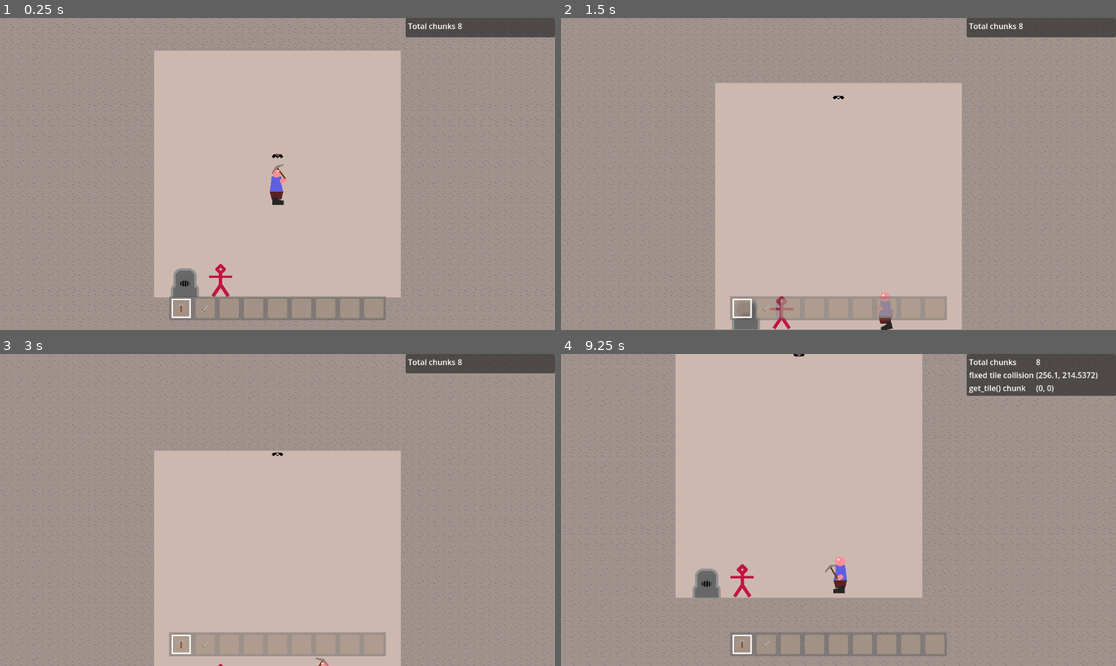
Above: before the commit, frames 1-4 (two rows, left to right).
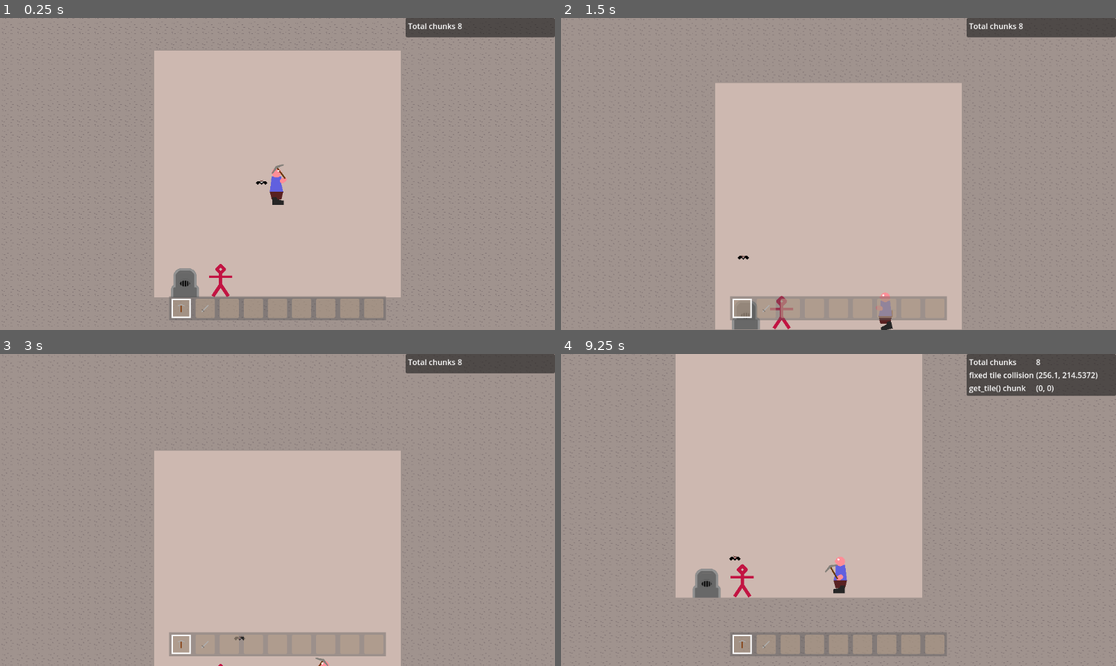
Above: after the commit, the same moments.

Repository: Griiimon/2D-Mining-Sandbox
Game: Godot game, scene res://scenes/test_game.tscn
Two runs of this game, one before a commit and one after it. Both use one fixed random seed, a clock stepped at 60 frames per second and the inputs below.
Inputs (mouse positions are in pixels of both pictures, inside the frame that each line leads up to):
- Up to frame 1 (0.25 s): no input
- Up to frame 2 (1.5 s): move the mouse to (960, 158) at 0.52 s; hold D (right) from 0.53 s (still down); tap X (drop_item) at 0.6 s; click (960, 158) at 0.67 s; tap Up (jump) at 0.77 s; move the mouse to (727, 189) at 1.27 s; tap F (interact) at 1.35 s
- Up to frame 3 (3 s): tap Up (jump) at 1.52 s; move the mouse to (333, 441) at 2.02 s; release D (right) at 2.03 s; hold A (left) 2.03-2.78 s; tap E (next_hotbar_item) at 2.1 s; move the mouse to (249, 572) at 2.77 s; hold D (right) from 2.78 s (still down); tap Q (previous_hotbar_item) at 2.85 s; click (249, 572) at 2.92 s
- Up to frame 4 (9.25 s): tap Up (jump) at 3.02, 3.77, 4.52, 6.02, 6.77, 7.52, 9.02 s; move the mouse to (1005, 556) at 3.52 s; tap K (toggle_free_cam) at 3.6, 7.35 s; move the mouse to (672, 463) at 4.27 s; release D (right) at 4.28 s; hold A (left) 4.28-5.03 s; tap X (drop_item) at 4.35, 8.1 s; move the mouse to (866, 510) at 5.02 s; hold D (right) 5.03-5.78 s; tap F (interact) at 5.1, 8.85 s; click (866, 510) at 5.17 s; move the mouse to (755, 432) at 5.77 s; hold A (left) 5.78-7.28 s; tap E (next_hotbar_item) at 5.85 s; move the mouse to (960, 494) at 6.52 s; tap Q (previous_hotbar_item) at 6.6 s; move the mouse to (727, 525) at 7.27 s; hold D (right) from 7.28 s (still down); click (727, 525) at 7.42 s; tap Enter at 8 s; move the mouse to (894, 441) at 8.02 s; tap Space at 8.75 s; move the mouse to (810, 572) at 8.77 s

The runs differ from the first frame. In frame 1, less than 0.1% of the frame differs, in the area x 46-52%, y 43-54%; in frame 2, less than 0.1%, in the area x 31-52%, y 24-78%; in frame 3, less than 0.1%; in frame 4, less than 0.1%.

Commit message:
fix bat fly state

Diff:
--- a/scripts/mobs/bat/fly_state.gd
+++ b/scripts/mobs/bat/fly_state.gd
@@ -45,7 +45,6 @@
 	direction= direction.normalized()
 	if not direction:
 		set_random_direction()
-	direction= Vector2.UP
 
 
 func can_enter_sleep()-> bool:
